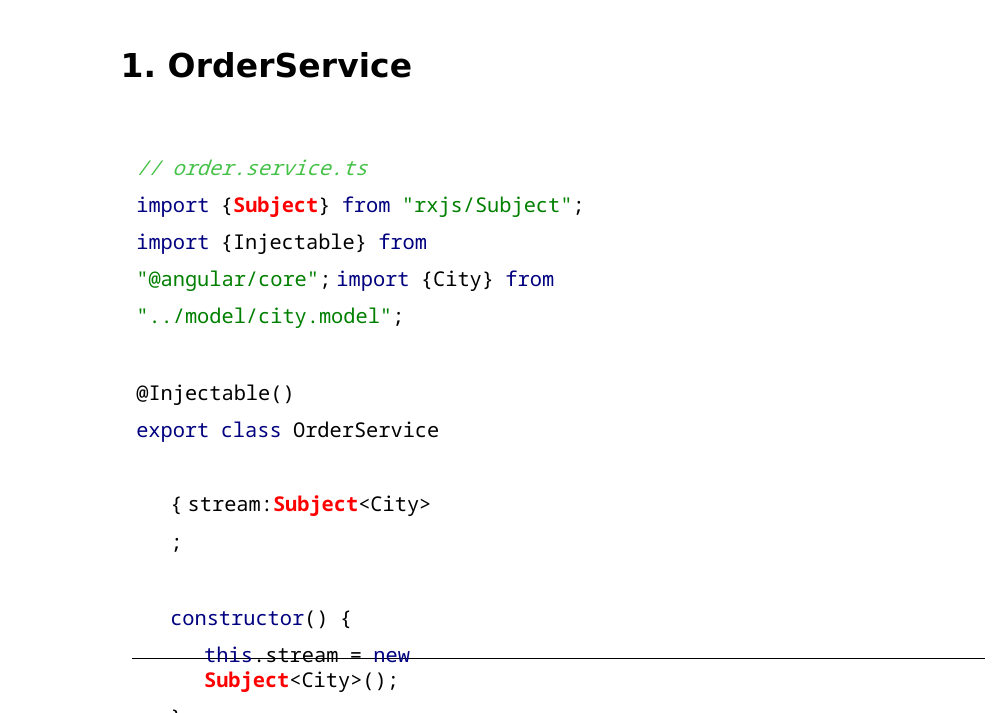
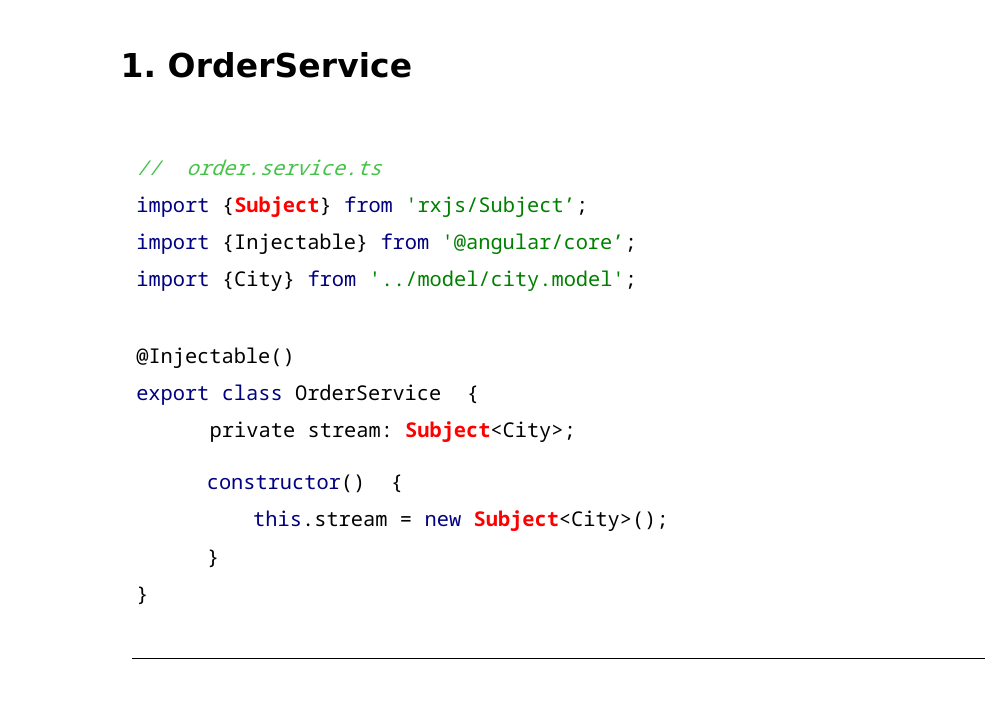
Before and after one commit to petereijgermans11/workshop-angular13, a slide deck: slide 39 of PPT/04- Angular Component Tree.pptx. Drawn at 1008x713 pixels with LibreOffice and Linux fonts; fonts in the diff are those of the drawing. Boxes give left, top, right and bottom in pixels: in the first picture for what was removed or moved away, otherwise in the second. Text is boxed around its words. In the diff, an @@ line names an element or a change of style, - is before the commit and + after.

```diff
--- a/PPT/04- Angular Component Tree.pptx
+++ b/PPT/04- Angular Component Tree.pptx
@@ text at (x1=136, y1=196, x2=637, y2=291): text changed @@
-import {Subject} from "rxjs/Subject"; import {Injectable} from "@angular/core"; import {City} from "../model/city.model";
+import {Subject} from 'rxjs/Subject’;
+import {Injectable} from '@angular/core’;
+import {City} from '../model/city.model';
@@ text at (x1=136, y1=384, x2=576, y2=442): text changed @@
-export class OrderService { stream:Subject<City>;
+export class OrderService {
+private stream: Subject<City>;
```
Also in this commit, not shown: 8 other slides changed, 1 other file.
